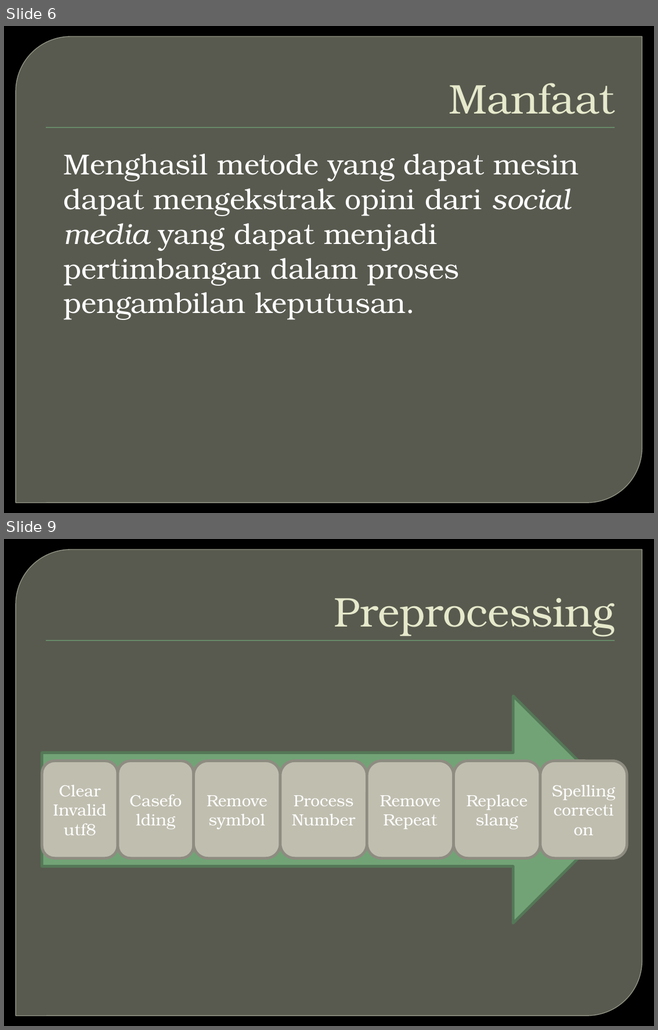
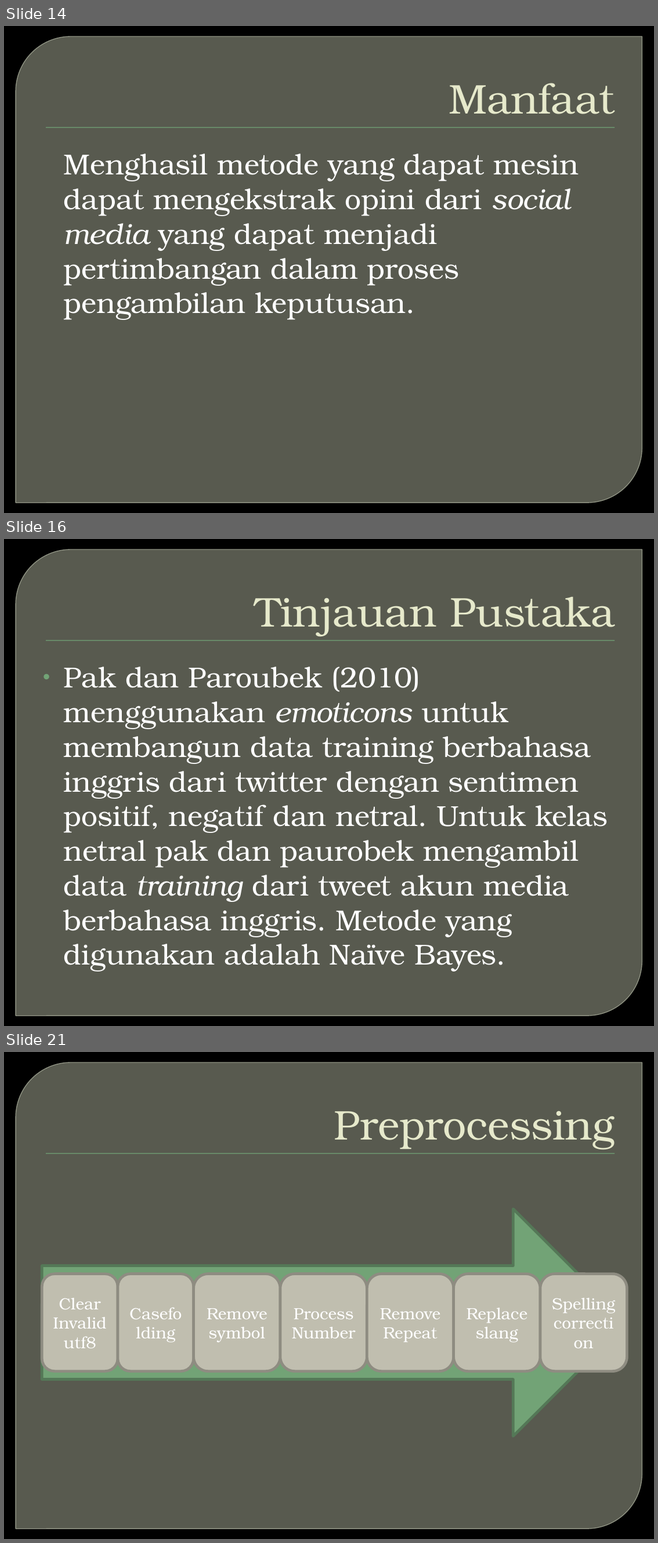
Before and after one commit to jankristanto/laporanthesis, a slide deck: OPINION MINING PADA TWITTER UNTUK BAHASA INDONESIA DENGAN.pptx. Shown one above the other, each under a label of ours: slides 6 and 9 before the commit, slides 14, 16 and 21 after it; the slides between them are not shown. The pictures are 658x1030 and 658x1543 pixels, drawn with LibreOffice and Linux fonts; fonts in the diff are those of the drawing; background and template pictures are left out. Boxes give left, top, right and bottom in pixels: in the first picture for what was removed or moved away, otherwise in the second. Text is boxed around its words. In the diff, an @@ line names an element or a change of style, - is before the commit and + after.

```diff
--- a/OPINION MINING PADA TWITTER UNTUK BAHASA INDONESIA DENGAN.pptx
+++ b/OPINION MINING PADA TWITTER UNTUK BAHASA INDONESIA DENGAN.pptx
@@ slide 16 added at bbox=[4, 539, 654, 1026], background picture (left out); not listed: 2 template elements that a slide beside it also shows @@
@@ title added at bbox=[255, 596, 614, 636], 46 pt, text #E7EACB @@
+Tinjauan Pustaka
@@ text added at bbox=[64, 667, 608, 972], 32 pt, text #FFFFFF @@
+• Pak dan Paroubek (2010) menggunakan emoticons untuk membangun data training berbahasa inggris dari twitter dengan sentimen positif, negatif dan netral. Untuk kelas netral pak dan paurobek mengambil data training dari tweet akun media berbahasa inggris. Metode yang digunakan adalah Naïve Bayes.
@@ what was slide 6 is now slide 14 @@
@@ what was slide 9 is now slide 21 @@
```
Also in this commit, not shown: 6 slides changed, 17 other slides added, 1 slide removed.
